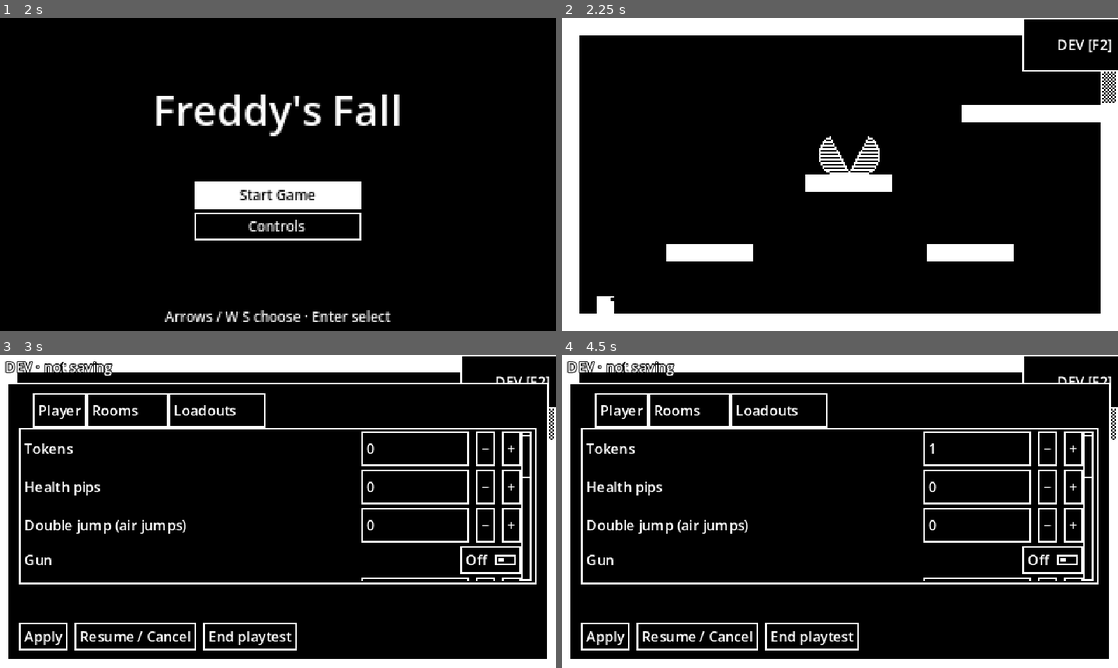
Above: before the commit, frames 1-4 (two rows, left to right).
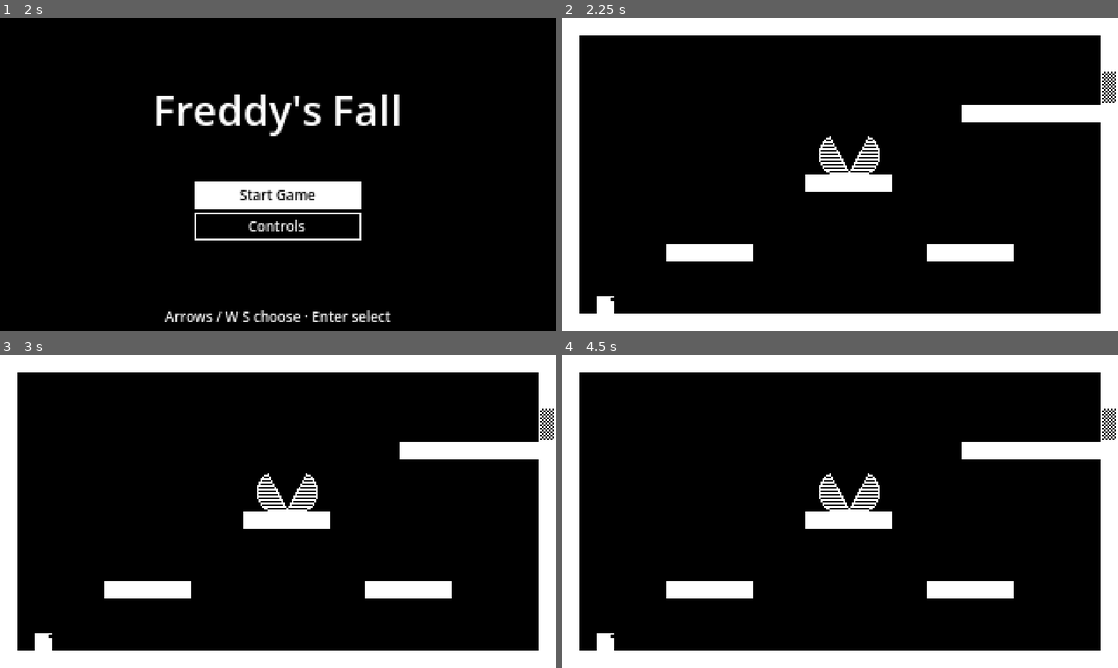
Above: after the commit, the same moments.

Repository: kvelury/freddysfall
Game: Godot game, scene res://src/ui/main_menu.tscn
The game is run twice, just before and just after one commit, with the same random seed, the same clock (stepped at 60 frames per second) and the same inputs.
Inputs (mouse positions are in pixels of both pictures, inside the frame that each line leads up to):
- Up to frame 1 (2 s): click "Controls" at 0.5 s; click "Back" at 1.25 s
- Up to frame 2 (2.25 s): click "Start Game" at 2 s
- Up to frame 3 (3 s): click (522, 383) at 2.75 s, where only the run before the commit has a clickable "DEV [F2]"
- Up to frame 4 (4.5 s): click (1045, 448) at 3.5 s, where only the run before the commit has a clickable "−"; click (1073, 448) at 4.25 s, where only the run before the commit has a clickable "+"

Frame 1 is identical in both runs. In frame 2, 1.4% of the frame differs, in the area x 82-100%, y 0-18%; in frame 3, 18%, in the area x 0-100%, y 0-98%; in frame 4, 18%.

Commit message:
Trim toasts and move dev tools into the pause menu
- Remove the dev checkpoint, token-cap, empty-3TM and dev-panel-waiting toasts
- Health pickups read "Max Health +1"; stat upgrades read "<Name> +1"
- Remove the DEV button and on-screen indicator; add a Dev tools item and a
  "Dev: not saving" line to the pause menu
- Update tests and docs

Not run: Godot was unavailable in the session. The pixel font is not in yet.

Co-Authored-By: Claude Sonnet 5.5 <noreply@anthropic.com>
Claude-Session: https://claude.ai/code/session_01YW6LfgHH4wo4odzHXBqHrT

Diff:
--- a/src/autoload/game_state.gd
+++ b/src/autoload/game_state.gd
@@ -63,7 +63,7 @@
 	upgrade_granted.emit(id)
 	if upgrade.has("message"):
 		return String(upgrade["message"])
-	return "%s: %s" % [upgrade["name"], value]
+	return "%s +1" % String(upgrade["name"]).capitalize()
 
 
 func tokens_full() -> bool:
@@ -86,7 +86,7 @@
 func take_health(def: EntityDef) -> String:
 	flags[HealthPip.flag_for(def)] = true
 	health += 1
-	return "Health pip (%d)" % health
+	return "Max Health +1"
 
 
 ## What a 3TM gives when it is fed: its upgrade, or a health pip with
@@ -95,7 +95,7 @@
 func machine_prize(def: EntityDef) -> String:
 	if def.props.has("prize"):
 		health += 1
-		return "Health pip (%d)" % health
+		return "Max Health +1"
 	return grant(String(def.props["upgrade"]), String(def.props.get("value", "")))
 
 
--- a/src/dev/dev_session.gd
+++ b/src/dev/dev_session.gd
@@ -30,6 +30,19 @@
 
 func isolated() -> bool:
 	return mode != Mode.NORMAL or replacing
+
+
+## The line the pause menu shows during a test: nothing is saved, and which
+## switches are on.
+func status_line() -> String:
+	var line := "Dev: not saving"
+	if bypass:
+		line += " · doors open"
+	if retry_on_death:
+		line += " · auto retry"
+	if classic_imprint:
+		line += " · classic imprint"
+	return line
 
 
 ## Called only for an initial boot, never by a retry or End playtest rebuild.
--- a/src/ui/dev_panel.gd
+++ b/src/ui/dev_panel.gd
@@ -8,8 +8,6 @@
 var _window: PanelContainer
 var _tabs: TabContainer
 var _status: Label
-var _badge: Button
-var _indicator: Label
 var _fields := {}
 var _original := {}
 var _full_draft := false
@@ -39,16 +37,6 @@
 
 
 func _process(_delta: float) -> void:
-	_badge.visible = DevSession.available
-	_indicator.visible = DevSession.isolated()
-	var suffix := ""
-	if DevSession.bypass:
-		suffix += " · doors open"
-	if DevSession.retry_on_death:
-		suffix += " · auto retry"
-	if DevSession.classic_imprint:
-		suffix += " · classic imprint"
-	_indicator.text = "DEV · not saving" + suffix
 	if _pending >= 0 and not _world.is_busy() and _world.modal_owner.is_empty():
 		var tab := _pending
 		_pending = -1
@@ -82,7 +70,6 @@
 		return
 	if _world.is_busy() or (not _world.modal_owner.is_empty() and _world.modal_owner != "dev"):
 		_pending = tab
-		_world.toast.show_text("Dev panel opens when the animation or map closes. F2 cancels.")
 		return
 	if not opened:
 		var error := DevSession.enter(_world)
@@ -115,25 +102,6 @@
 
 
 func _build() -> void:
-	_badge = Button.new()
-	_badge.text = "DEV [F2]"
-	_badge.theme = UiTheme.build()
-	_badge.position = Vector2(265, 0)
-	_badge.size = Vector2(55, 14)
-	_badge.add_theme_font_size_override("font_size", 8)
-	_badge.pressed.connect(func() -> void:
-		if opened:
-			close_panel()
-		else:
-			open_panel()
-	)
-	add_child(_badge)
-	_indicator = Label.new()
-	_indicator.position = Vector2(3, 1)
-	_indicator.add_theme_font_size_override("font_size", 8)
-	_indicator.add_theme_color_override("font_outline_color", Color.BLACK)
-	_indicator.add_theme_constant_override("outline_size", 2)
-	add_child(_indicator)
 	_window = PanelContainer.new()
 	_window.position = Vector2(4, 16)
 	_window.size = Vector2(312, 160)
--- a/src/ui/pause_menu.gd
+++ b/src/ui/pause_menu.gd
@@ -1,7 +1,8 @@
 class_name PauseMenu
 extends CanvasLayer
 
-## The pause menu: Resume, Controls and Main menu over a dimmed game. Esc or P
+## The pause menu: Resume, Controls, Dev tools (when dev is available) and
+## Main menu over a dimmed game. Esc or P
 ## opens and closes it. It takes the world's modal, so the game is paused
 ## while it is open, and it waits for an animation (a door slide, a death, a
 ## save) to finish before it opens, as the dev panel does.
@@ -17,6 +18,7 @@
 var _mouse_before := Input.MOUSE_MODE_VISIBLE
 var _panel: PanelContainer
 var _heading: Label
+var _status: Label
 var _list: MenuList
 var _view: ControlsView
 var _back: MenuList
@@ -57,11 +59,12 @@
 	_heading = Label.new()
 	_heading.horizontal_alignment = HORIZONTAL_ALIGNMENT_CENTER
 	_column.add_child(_heading)
+	_status = Label.new()
+	_status.horizontal_alignment = HORIZONTAL_ALIGNMENT_CENTER
+	_status.modulate = Color(1, 1, 1, 0.6)
+	_column.add_child(_status)
 	_list = MenuList.new()
 	_list.size_flags_horizontal = Control.SIZE_SHRINK_CENTER
-	_list.add_item("Resume", close)
-	_list.add_item("Controls", _show_controls)
-	_list.add_item("Main menu", func() -> void: _world.leave_to_menu())
 	_column.add_child(_list)
 	_view = ControlsView.new()
 	_view.size_flags_horizontal = Control.SIZE_SHRINK_CENTER
@@ -73,9 +76,29 @@
 	_show_list()
 
 
+## The items are rebuilt each time, since Dev tools is there only when dev is
+## available.
+func _fill_list() -> void:
+	_list.clear()
+	_list.add_item("Resume", close)
+	_list.add_item("Controls", _show_controls)
+	if DevSession.available:
+		_list.add_item("Dev tools", _open_dev_tools)
+	_list.add_item("Main menu", func() -> void: _world.leave_to_menu())
+
+
+## Gives the game back and opens the dev panel, which closes to the game.
+func _open_dev_tools() -> void:
+	close()
+	_world.get_node("DevPanel").open_panel()
+
+
 func _show_list() -> void:
 	_on_controls = false
 	_heading.text = "Paused"
+	_status.text = DevSession.status_line()
+	_status.visible = DevSession.isolated()
+	_fill_list()
 	_column.custom_minimum_size.x = MENU_WIDTH
 	_list.show()
 	_view.hide()
@@ -86,6 +109,7 @@
 func _show_controls() -> void:
 	_on_controls = true
 	_heading.text = "Controls"
+	_status.hide()
 	_column.custom_minimum_size.x = CONTROLS_WIDTH
 	_view.show_rows(Controls.visible_rows(GameState.abilities))
 	_list.hide()
--- a/src/world/entities/token.gd
+++ b/src/world/entities/token.gd
@@ -6,8 +6,6 @@
 ## flags, so the room builds without it from then on, even once it is spent.
 
 var def: EntityDef
-## Whether the player has already been told they are full while standing in it.
-var noted := false
 var _age := 0.0
 
 
--- a/src/world/entities/token_machine.gd
+++ b/src/world/entities/token_machine.gd
@@ -19,8 +19,6 @@
 var def: EntityDef
 ## How many slots are filled.
 var filled := 0
-## Whether the player was already told how full it is, while touching it.
-var noted := false
 var _age := 0.0
 var _flash := 0.0
 var _dispensing := -1.0
--- a/src/world/room.gd
+++ b/src/world/room.gd
@@ -142,8 +142,6 @@
 			continue
 		if thing.rect().intersects(body):
 			out.append(thing)
-		elif thing is Token or thing is TokenMachine:
-			thing.noted = false
 	return out
 
 
--- a/src/world/world.gd
+++ b/src/world/world.gd
@@ -211,9 +211,6 @@
 		return
 	if thing is Token:
 		if not GameState.take_token(thing.def):
-			if not thing.noted:
-				thing.noted = true
-				toast.show_text("You can carry %d tokens" % GameState.TOKEN_CAP)
 			return
 		thing.collect()
 	elif thing is HealthPip:
@@ -286,7 +283,8 @@
 	GameState.save_room = current.info.id
 	current.recheck_exits(GameState.flags)
 	_autosave()
-	toast.show_text("Test checkpoint set" if DevSession.isolated() else "Game saved")
+	if not DevSession.isolated():
+		toast.show_text("Game saved")
 
 
 ## Takes control from the player, and stops them where they are.
@@ -313,9 +311,6 @@
 	if machine.spent:
 		return
 	if GameState.tokens == 0:
-		if not machine.noted:
-			machine.noted = true
-			toast.show_text("%d of %d tokens" % [machine.filled, TokenMachine.COST])
 		return
 	_busy = true
 	player.input_enabled = false
--- a/tests/dev_ui_test.gd
+++ b/tests/dev_ui_test.gd
@@ -104,8 +104,7 @@
 	_check(panel._classic != null and not panel._classic.button_pressed and not session.classic_imprint, "the Classic Imprint switch is on the Player tab, off")
 	panel._classic.button_pressed = true
 	_check(session.classic_imprint, "turning it on reaches the session")
-	panel._process(0.0)
-	_check(panel._indicator.text.contains("classic imprint"), "and the indicator says so (%s)" % panel._indicator.text)
+	_check(session.status_line().contains("classic imprint"), "and the pause menu's status line says so (%s)" % session.status_line())
 	_check(not panel._draft().has("classic_imprint") and not panel._draft().get("abilities", {}).has("classic_imprint"), "it is not part of the draft")
 	panel._fields["imprint_cooldown"].text = "0"
 	_check(panel._apply() and session.classic_imprint, "Apply does not change it")
@@ -119,8 +118,7 @@
 	_check(panel._classic.button_pressed, "the switch shows its state when the panel opens again")
 	panel._classic.button_pressed = false
 	_check(not session.classic_imprint, "and turns off again")
-	panel._process(0.0)
-	_check(not panel._indicator.text.contains("classic"), "with the indicator gone")
+	_check(not session.status_line().contains("classic"), "with the status line clear of it")
 	_check(panel._wall != null and panel._wall.text == "3", "the wall strength field is on the Player tab, at 3")
 	panel._wall.text_submitted.emit("4")
 	_check(session.wall_strength() == 4 and panel._wall.text == "4", "typing a number sets the strength")
--- a/tests/machine_test.gd
+++ b/tests/machine_test.gd
@@ -35,10 +35,10 @@
 	ok = _check(machine != null and machine.filled == 0 and not machine.spent, "room 4 shows an empty 3TM") and ok
 	ok = _check(machine.rect().size == Vector2(30, 30) and room.world_rects().size() == room.info.solids.size(), "it is a 3 x 3 cell thing and not solid") and ok
 
-	# With nothing to give, touching it says how full it is.
+	# With nothing to give, touching it does nothing, and says nothing.
 	await _touch(player, room)
 	var toast: Label = world.get_node("Toast").get_child(0)
-	ok = _check(toast.visible and "0 of 3" in toast.text and not world.is_busy(), "touched with no tokens it says how full it is, and nothing else happens (%s)" % toast.text) and ok
+	ok = _check(not toast.visible and not world.is_busy() and machine.filled == 0, "touched with no tokens nothing happens and no line is shown") and ok
 
 	# Two tokens go in, one at a time, with something flying to each slot.
 	state.tokens = 2
@@ -118,7 +118,7 @@
 	var health_before: int = state.health
 	var abilities_before: Dictionary = state.abilities.to_dict()
 	var line: String = state.machine_prize(prize)
-	ok = _check(state.health == health_before + 1 and state.abilities.to_dict() == abilities_before and "Health pip" in line, "it gives a health pip and no ability (%s)" % line) and ok
+	ok = _check(state.health == health_before + 1 and state.abilities.to_dict() == abilities_before and line == "Max Health +1", "it gives a health pip and no ability (%s)" % line) and ok
 	var both := EntityDef.new()
 	both.type = "machine"
 	both.id = "bad"
--- a/tests/menu_test.gd
+++ b/tests/menu_test.gd
@@ -116,9 +116,33 @@
 	ok = _check(panel.opened and not menu.opened, "P does not open over the dev panel") and ok
 	panel.close_panel()
 
+	# Dev tools is in the list when dev is available (a debug build is), and the
+	# status line is there only during a test.
+	var session := root.get_node("DevSession")
+	menu.open()
+	ok = _check(menu._list.item_texts() == ["Resume", "Controls", "Dev tools", "Main menu"], "dev available: Dev tools is in the list (%s)" % [menu._list.item_texts()]) and ok
+	ok = _check(not menu._status.visible, "and there is no status line in a normal game") and ok
+	menu.close()
+	session.available = false
+	menu.open()
+	ok = _check(menu._list.item_texts() == ["Resume", "Controls", "Main menu"], "dev not available: no Dev tools (%s)" % [menu._list.item_texts()]) and ok
+	menu.close()
+	session.available = true
+	session.mode = session.Mode.DEV_TEST
+	session.bypass = true
+	menu.open()
+	ok = _check(menu._status.visible and menu._status.text == "Dev: not saving · doors open", "in a test the status line shows (%s)" % menu._status.text) and ok
+	menu._list.get_child(2).pressed.emit()
+	var dev_panel := world.get_node("DevPanel")
+	ok = _check(dev_panel.opened and not menu.opened and world.modal_owner == "dev", "Dev tools closes the menu and opens the dev panel") and ok
+	dev_panel.close_panel()
+	ok = _check(not paused and world.modal_owner.is_empty(), "and closing the panel gives the game back") and ok
+	session.mode = session.Mode.NORMAL
+	session.bypass = false
+
 	_gs().abilities.air_jumps = 1
 	menu.open()
-	menu._list.get_child(2).pressed.emit()
+	menu._list.get_child(menu._list.item_texts().find("Main menu")).pressed.emit()
 	await process_frame
 	await process_frame
 	var main_menu := _menu_node()
@@ -146,7 +170,7 @@
 	world._announce(_gs().grant("gun_cooldown", "0.5"))
 	await physics_frame
 	await physics_frame
-	ok = _check(not popup.opened and world.toast._label.visible, "an upgrade with no controls is a toast") and ok
+	ok = _check(not popup.opened and world.toast._label.visible and world.toast._label.text == "Gun Cooldown +1", "an upgrade with no controls is a toast (%s)" % world.toast._label.text) and ok
 
 	var session := root.get_node("DevSession")
 	ok = _check(session.enter(world).is_empty(), "the dev session starts") and ok
--- a/tests/pixel_grid.gd
+++ b/tests/pixel_grid.gd
@@ -410,13 +410,14 @@
 			failures.append("mouse at %s is on cell %s, expected %s" % [screen, tool.cursor_cell(), want])
 		else:
 			print("mouse at %s is on cell %s" % [screen, want])
-	# A click on the DEV badge, which is UI in the scaled layer, opens the panel.
+	# A click on the pause menu's Dev tools item, which is UI in the scaled layer, opens the panel.
 	var panel: Node = world.get_node("DevPanel")
-	panel.visible = true
-	await _frames(2)
-	var badge: Button = panel._badge
+	var menu: Node = world.pause_menu
+	menu.open()
+	await _frames(2)
+	var item: Button = menu._list.get_child(menu._list.item_texts().find("Dev tools"))
 	var factor := float(DisplayServer.window_get_size().x) / root.get_visible_rect().size.x
-	var at := (badge.position + badge.size * 0.5) * float(Display.RENDER_SCALE)
+	var at := item.get_global_rect().get_center() * float(Display.RENDER_SCALE)
 	Input.warp_mouse(at * factor)
 	await _frames(2)
 	for pressed in [true, false]:
@@ -428,10 +429,11 @@
 		root.push_input(click, true)
 		await _frames(2)
 	if panel.opened:
-		print("the DEV badge opens the panel")
+		print("the pause menu's Dev tools item opens the panel")
 		panel.close_panel()
 	else:
-		failures.append("a click on the DEV badge at %s did not open the panel" % at)
+		failures.append("a click on Dev tools at %s did not open the panel" % at)
+		menu.close()
 
 
 ## Draws each polygon shape with the code as it is, one per known spot on a
Not shown, changed: README.md
Not shown, changed: docs/design/game-design.md
Not shown, changed: docs/testing-checklist.md
